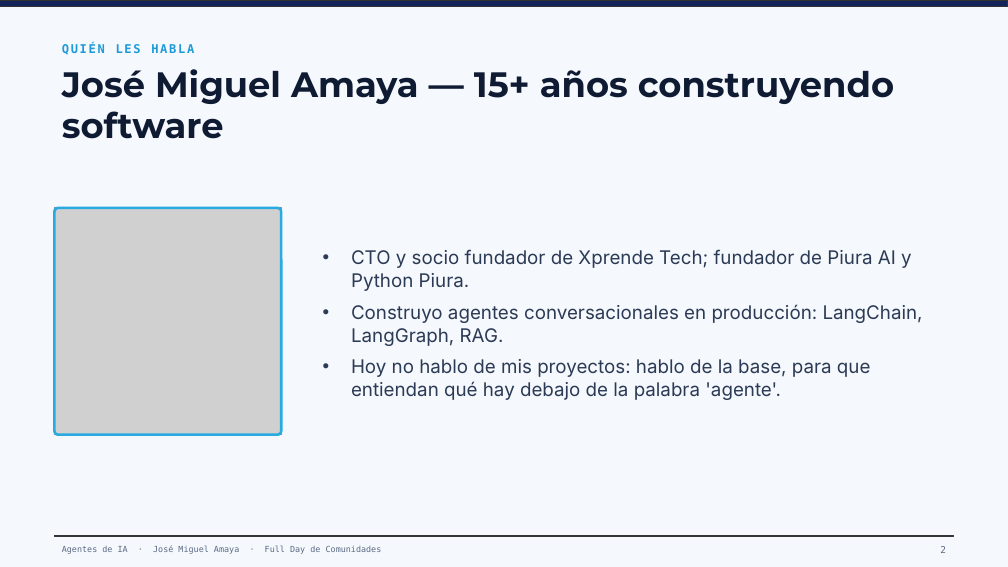
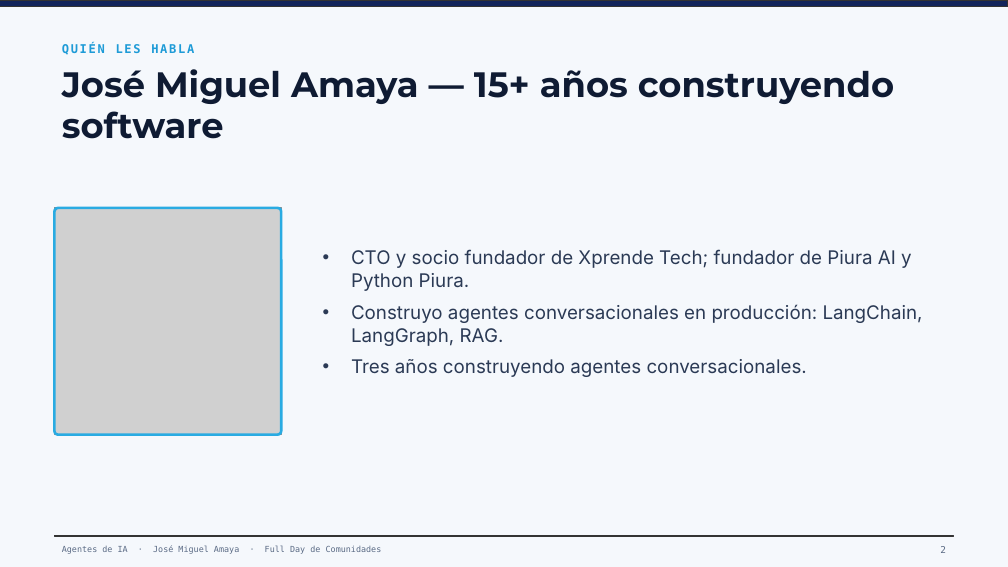
Before and after one commit to joseamaya/joseamaya.github.com, a slide deck: slide 2 of agentes-de-ia/agentes-intro.pptx. Drawn at 1008x567 pixels with LibreOffice and Linux fonts; fonts in the diff are those of the drawing; grey boxes stand for pictures. Boxes give left, top, right and bottom in pixels: in the first picture for what was removed or moved away, otherwise in the second. Text is boxed around its words. In the diff, an @@ line names an element or a change of style, - is before the commit and + after.

```diff
--- a/agentes-de-ia/agentes-intro.pptx
+++ b/agentes-de-ia/agentes-intro.pptx
@@ text at [351, 359, 807, 377]: text changed @@
-• Hoy no hablo de mis proyectos: hablo de la base, para que entiendan qué hay debajo de la palabra 'agente'.
+• Tres años construyendo agentes conversacionales.
```
Also in this commit, not shown: 6 other slides changed, 9 other files.
